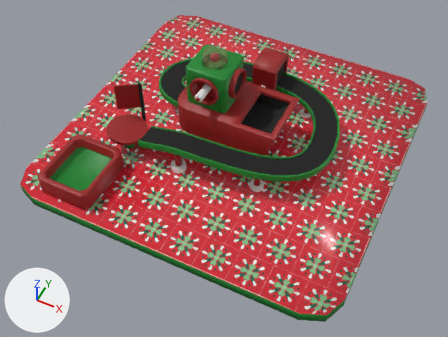
The glTF model public/gltf/scene.glb: old version first, new version second.
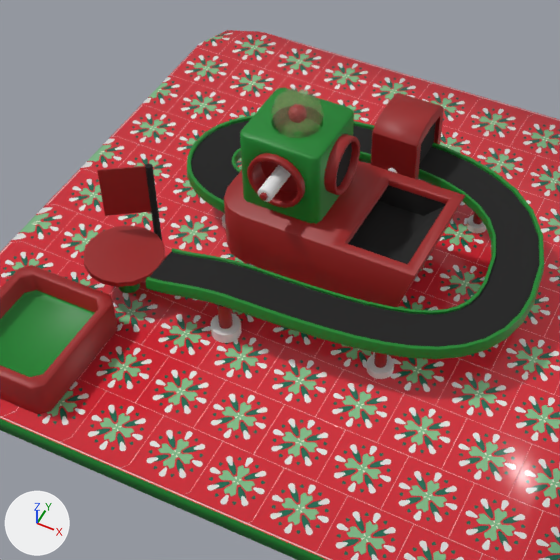
Old and new are each drawn whole from a camera (50 mm lens) standing at (6.04, -13.04, 14.32) and looking at (0.33, -1.62, 0.04) and again close up on the part from 14% to 78% of the width and 0% to 84% of the height. Lighting does not change. The marker at lower left points along +X, +Y and +Z. Where no turn or scale is listed for an object, it has been applied to the vertices. Vertices at the same position are counted once.

In view in the first close-up: 'Band', 'BandSupport', 'ColorGiver', 'EndBucket', 'EnergySphere', 'Floor', 'GiftGenerator', 'GiftHitter', 'HitSupport', 'LetterGenerator', 'Screws'.
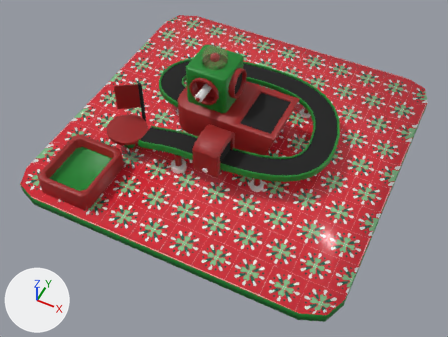
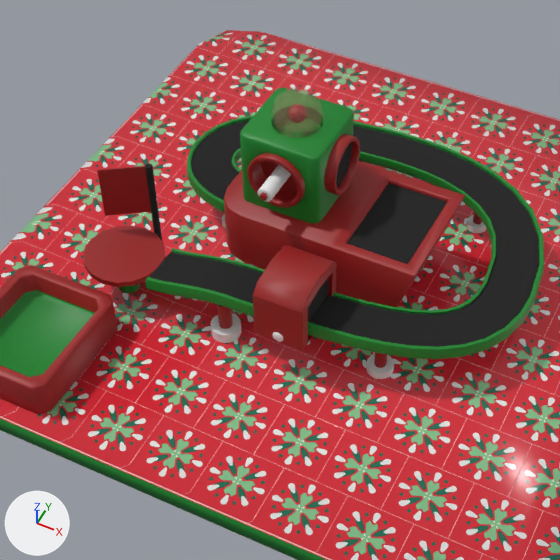
Commit message: Moved machine

Changed parts and their boxes (x1, y1, x2, y2) in the close-ups (560 x 560 px):
```json
{"object": "ColorGiver", "change": "moved", "before": [371, 93, 444, 179], "after": [253, 246, 337, 350]}
{"object": "Screws", "change": "moved", "before": [388, 168, 397, 173], "after": [272, 332, 283, 342]}
{"part": 1, "of": "me_cube", "change": "added", "after": [347, 183, 447, 264], "on screen": "black"}
```

The change, as JSON lines over the scene's bpy script:
```json
{"block": "me_cube", "where": "me_cube.from_pydata(...)  # 84 vertices, 164 faces; spans x -1.0..2.43, y -1.0..1.0, z -0.88..0.12"}
{"block": "me_cube", "where": "# used by ob_giftgenerator; location = (-0.74, -0.07, 1.3)"}
{"block": "me_cube", "where": "# verts and faces of me_cube; kept vertices keep their numbers, new ones are numbered from 84"}
{"block": "me_cube", "change": "me_cube part 1"}
{"op": "add", "block": "me_cube", "code": "verts[84] = (1.21, 0.79, 0.05)  # pixel (388, 182)"}
{"op": "add", "block": "me_cube", "code": "verts[85] = (1.21, -0.79, 0.05)"}
{"op": "add", "block": "me_cube", "code": "verts[86] = (2.27, 0.79, 0.05)"}
{"op": "add", "block": "me_cube", "code": "verts[87] = (2.27, -0.79, 0.05)"}
{"op": "add", "block": "me_cube", "code": "faces += [(84, 85, 87), (84, 87, 86)]  # mat_darkgray (black #1b1b1b)"}
{"op": "set", "path": "ob_colorgiver.location", "old": "(0.19, 1.67, 0.0)", "new": "(0.19, -2.43, 0.0)"}
{"op": "set", "path": "ob_screws.location", "old": "(0.19, 1.54, 0.8)", "new": "(0.19, -2.56, 0.8)"}
```
